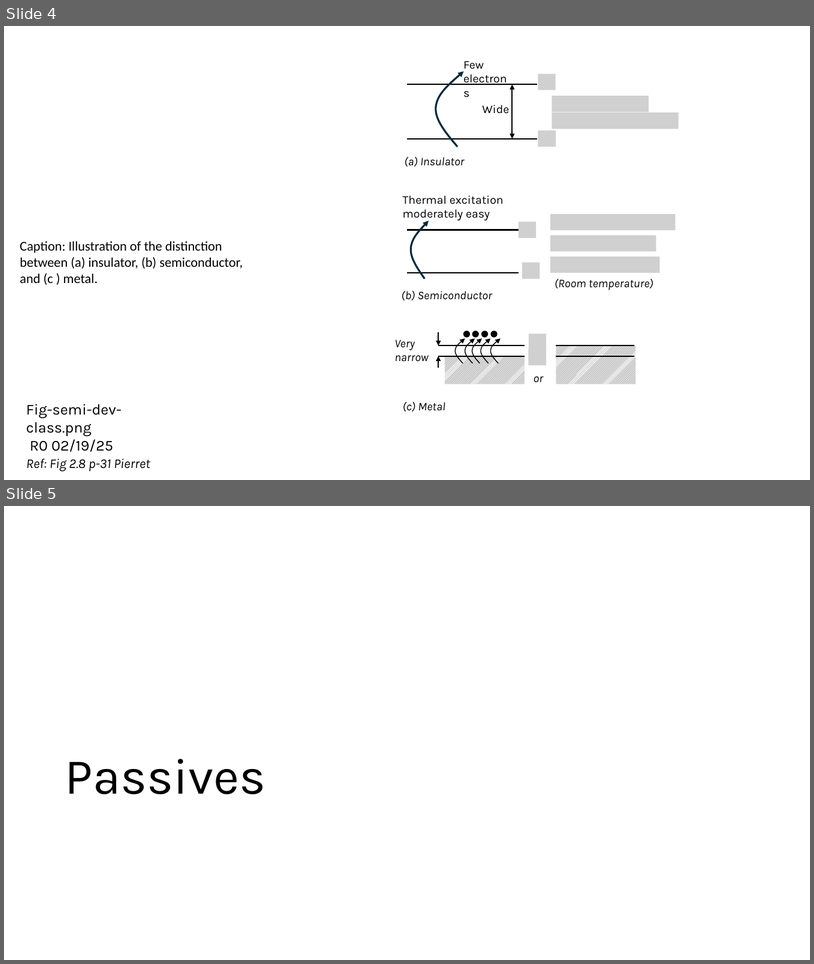
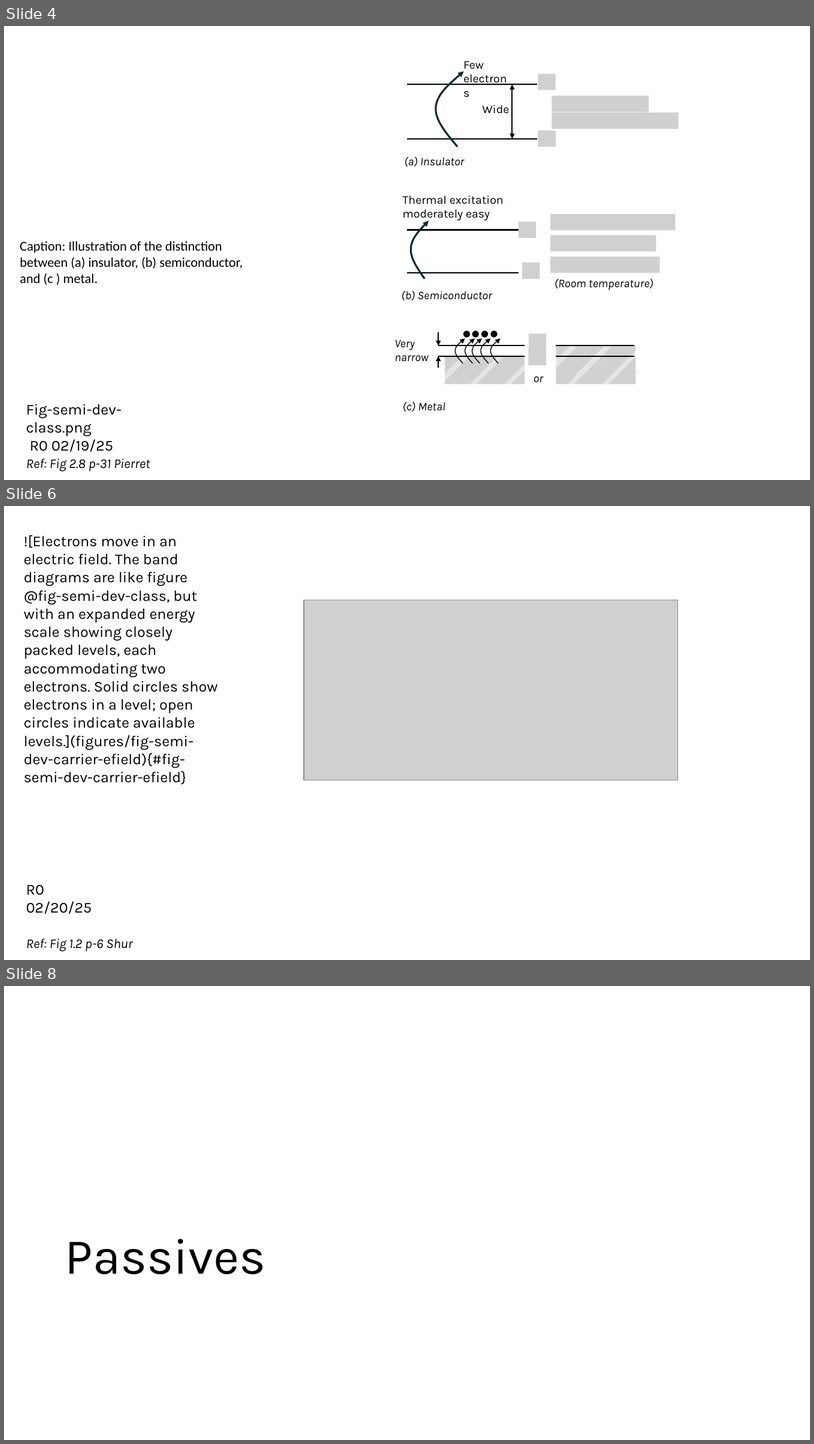
Before and after one commit to mixignal-press/ebook-ice1, a slide deck: figures/fig.pptx. Shown one above the other, each under a label of ours: slides 4 and 5 before the commit, slides 4, 6 and 8 after it; the slides between them are not shown. The pictures are 814x964 and 814x1444 pixels, drawn with LibreOffice and Linux fonts; fonts in the diff are those of the drawing; grey boxes stand for pictures. Boxes give left, top, right and bottom in pixels: in the first picture for what was removed or moved away, otherwise in the second. Text is boxed around its words. In the diff, an @@ line names an element or a change of style, - is before the commit and + after.

```diff
--- a/figures/fig.pptx
+++ b/figures/fig.pptx
@@ slide 6 added at <box>4,506,810,960</box>, background #FFFFFF @@
@@ text added at <box>24,535,218,768</box>, 18 pt, text #000000 @@
+![Electrons move in an electric field. The band diagrams are like figure @fig-semi-dev-class, but with an expanded energy scale showing closely packed levels, each accommodating two electrons. Solid circles show electrons in a level; open circles indicate available levels.](figures/fig-semi-dev-carrier-efield){#fig-semi-dev-carrier-efield}
@@ picture added at <box>304,600,678,780</box> @@
@@ text added at <box>26,885,92,913</box>, 18 pt, text #000000 @@
+R0 02/20/25
@@ text added at <box>26,938,132,951</box>, 16 pt, text #000000, italic @@
+Ref: Fig 1.2 p-6 Shur
@@ what was slide 5 is now slide 8 @@
```
Also in this commit, not shown: 2 other slides added, 4 other files.
